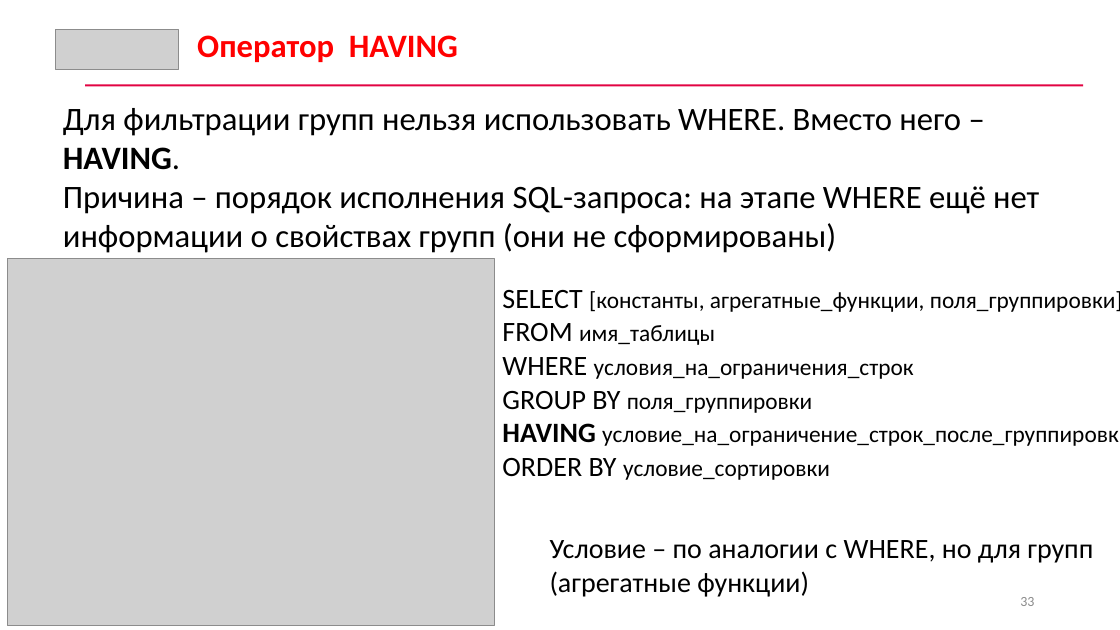
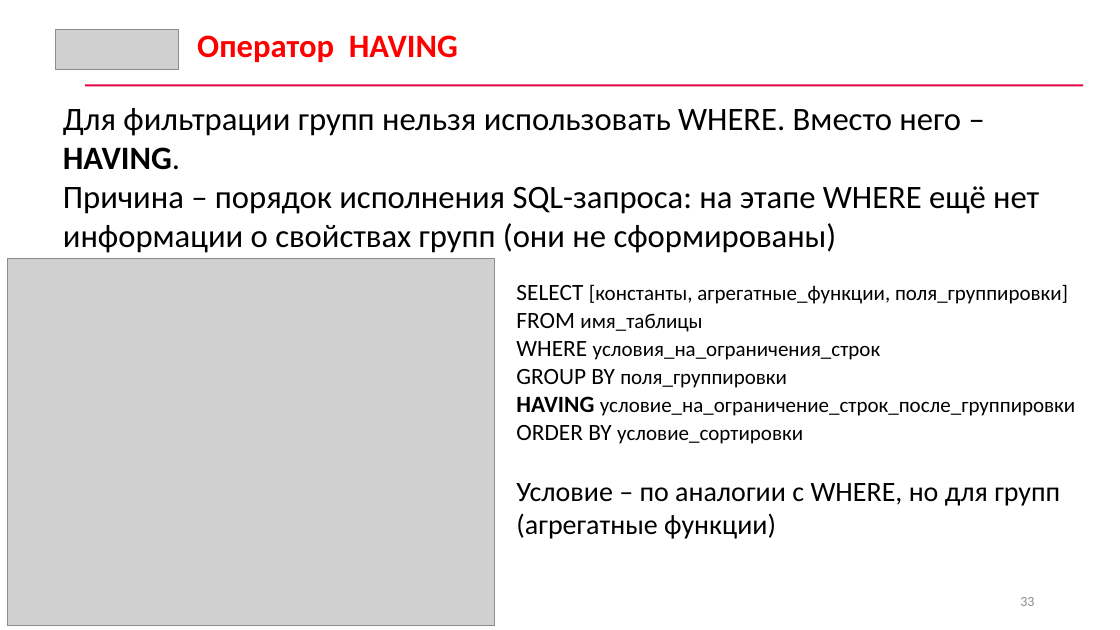
Before and after one commit to CyberLympha/data-analyze-for-cybersecurity, a slide deck: slide 33 of Лекции/3/Лекция 3 Методы хранения и анализа информации.pptx. Drawn at 1120x630 pixels with LibreOffice and Linux fonts; fonts in the diff are those of the drawing; grey boxes stand for pictures. Boxes give left, top, right and bottom in pixels: in the first picture for what was removed or moved away, otherwise in the second. Text is boxed around its words. In the diff, an @@ line names an element or a change of style, - is before the commit and + after.

```diff
--- a/Лекции/3/Лекция 3 Методы хранения и анализа информации.pptx
+++ b/Лекции/3/Лекция 3 Методы хранения и анализа информации.pptx
@@ text "SELECT [константы, агрегатные_функции, поля_группировки]": place and size @@
-text "SELECT [константы, агрегатные_функции, поля_группировки]" at box(502, 290, 1120, 480)
+text "SELECT [константы, агрегатные_функции, поля_группировки]" at box(516, 284, 1075, 444)
@@ text "SELECT [константы, агрегатные_функции, поля_группировки]" at box(516, 284, 1075, 444): size 24 to 20 pt in "SELECT", "FROM", "WHERE", "GROUP BY" and 2 more places; size 20 to 18 pt in "[константы, агрегатные_функции, поля_группировки]", "имя_таблицы", "условия_на_ограничения_строк", "поля_группировки" and 2 more places @@
@@ text "Условие – по аналогии с ...": place and size @@
-text "Условие – по аналогии с ..." at box(550, 540, 1093, 597)
+text "Условие – по аналогии с ..." at box(516, 483, 1060, 539)
```
Also in this commit, not shown: 7 other slides changed, 1 other file.
